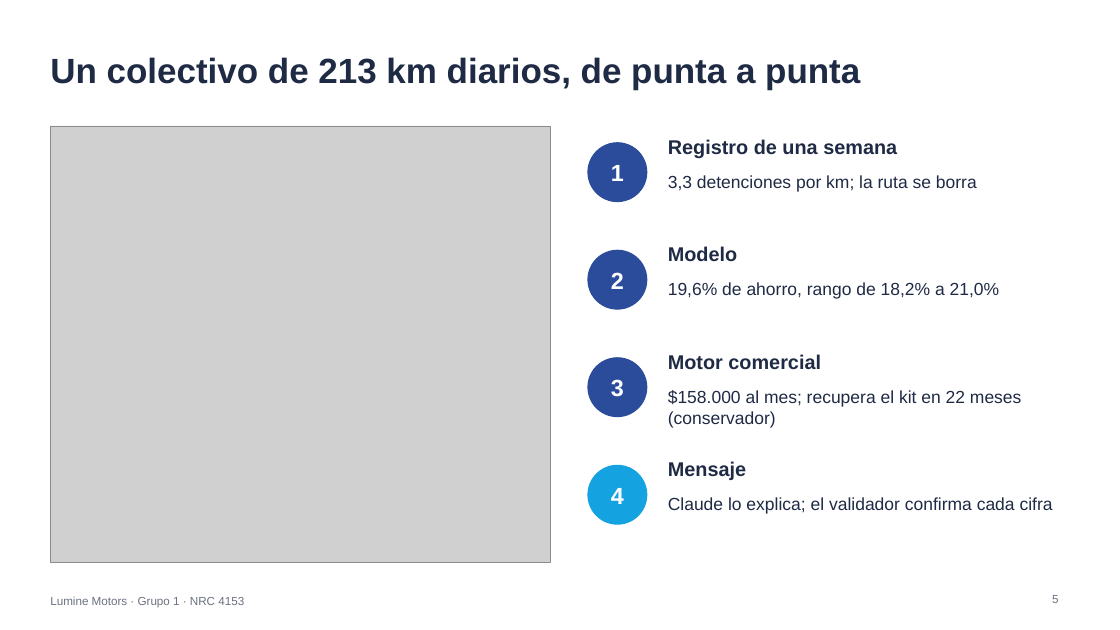
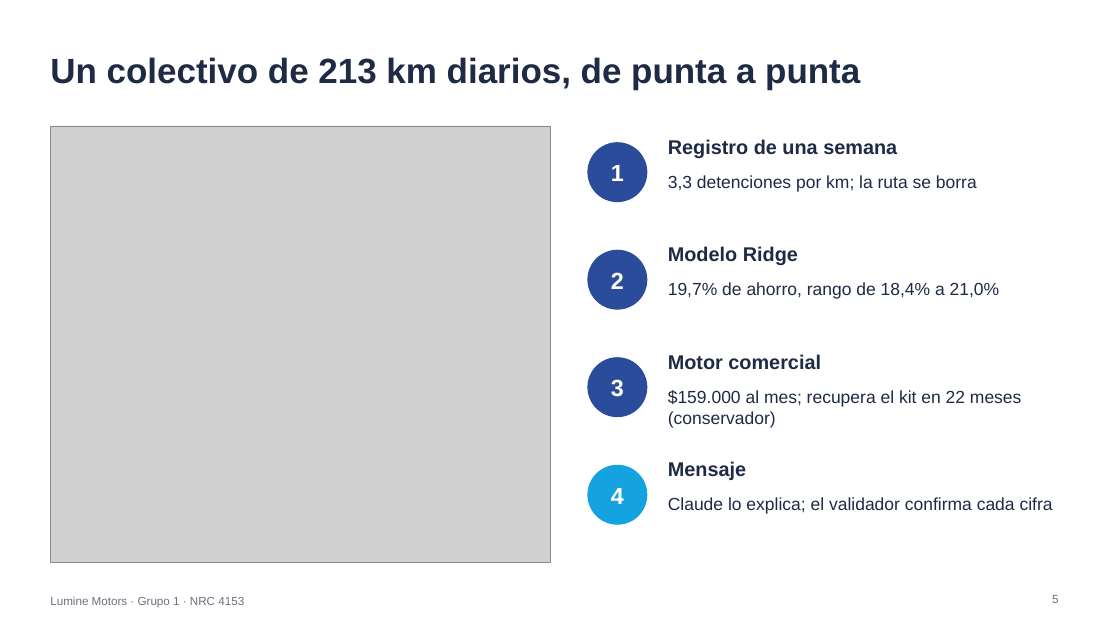
Before and after one commit to diegoaam0109-ux/lumine, a slide deck: slide 5 of entrega5/TIG_IA_Grupo01_LumineMotors_Presentacion.pptx. Drawn at 1120x630 pixels with LibreOffice and Linux fonts; fonts in the diff are those of the drawing; grey boxes stand for pictures. Boxes give left, top, right and bottom in pixels: in the first picture for what was removed or moved away, otherwise in the second. Text is boxed around its words. In the diff, an @@ line names an element or a change of style, - is before the commit and + after.

```diff
--- a/entrega5/TIG_IA_Grupo01_LumineMotors_Presentacion.pptx
+++ b/entrega5/TIG_IA_Grupo01_LumineMotors_Presentacion.pptx
@@ text at (668,246,798,266): text changed @@
-Modelo
+Modelo Ridge
@@ text at (668,282,1000,299): text changed @@
-19,6% de ahorro, rango de 18,2% a 21,0%
+19,7% de ahorro, rango de 18,4% a 21,0%
@@ text at (668,390,1022,428): text changed @@
-$158.000 al mes; recupera el kit en 22 meses (conservador)
+$159.000 al mes; recupera el kit en 22 meses (conservador)
```
Also in this commit, not shown: 1 slide added, 13 other files.
